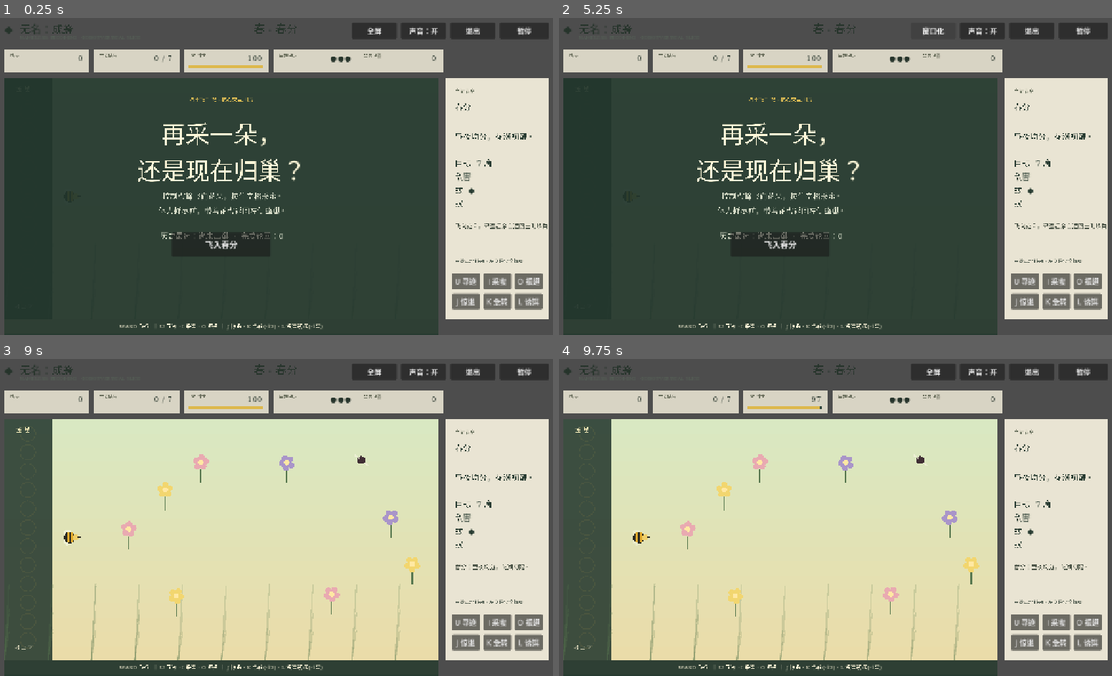
Above: before the commit, frames 1-4 (two rows, left to right).
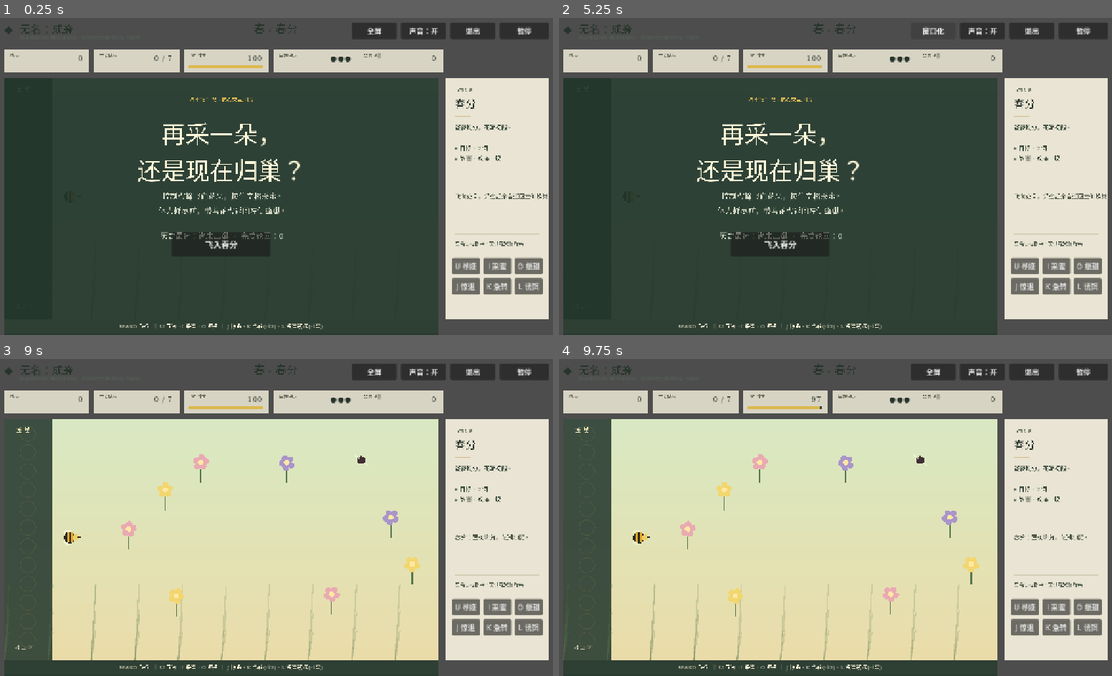
Above: after the commit, the same moments.

Repository: alanthssss/nameless-becoming
Game: Godot game, scene res://main.tscn
The game is run twice, just before and just after one commit, with the same random seed, the same clock (stepped at 60 frames per second) and the same inputs.
Inputs (mouse positions are in pixels of both pictures, inside the frame that each line leads up to):
- Up to frame 1 (0.25 s): no input
- Up to frame 2 (5.25 s): click "U 寻迹" at 0.5 s; click "I 采蜜" at 1.25 s; click "O 振翅" at 2 s; click "J 惊退" at 2.75 s; click "K 急转" at 3.5 s; click "L 诱饵" at 4.25 s; click "全屏" at 5 s
- Up to frame 3 (9 s): click "窗口化" at 5.75 s; click "声音：开" at 6.5 s; click "声音：关" at 7.25 s; click "暂停" at 8 s; click "飞入春分" at 8.75 s
- Up to frame 4 (9.75 s): tap Enter at 9.5 s; move the mouse to (962, 498) at 9.52 s; hold D (move_right) from 9.53 s (still down); hold Shift (dash) from 9.53 s (still down); click (962, 498) at 9.67 s

The runs differ from the first frame. In frame 1, 3.1% of the frame differs, in the area x 81-99%, y 22-93%; in frame 2, 3.1%; in frame 3, 3.0%; in frame 4, 3.0%.

Commit message:
style(ui): redesign side panel with typographic hierarchy and visual rhythm
在 PR #5 之上对侧栏做一次纯视觉重构（不改任何机制/数据）：

字体层级
- 「立春」拆出独立 season_label（24px 深色），与「当前节令」小标题（10px）
  形成明确的 4× 字号梯度
- detail_label 正文统一 14px，避开之前 18px 撑出的「假段落」感

视觉锚点
- 节令名下方加一根 36×2 的金棕色细线（c8a86b 70%），代替「用空行造分隔」
  —— 有点「印章」「节序」的隐喻
- 输助说明与行动按钮之间加一根全宽 1px 米色细线（c7c0a4 60%），
  把「输入层」和「行动层」轻轻切开

正文节奏
- 状态行用 ▸ 列表符： /
- 蚊/蚁合并到一行，去掉原来的「敌害/蚊/蚁」三行堆叠
- 冬季第三行同走 ▸ 风格：

布局重排
- detail_label 紧贴节令名下方（h=84）
- message_label 上提到 y=250（之前 y=316），让上半部更紧凑
- 帮助文字 + 按钮区整体上移，按钮 row1 y=402、row2 y=447
- 消除 message_label 与帮助文字之间的大段死空

行为兼容性
- boss 阶段同步：season_label 切到「失律之蚊」、detail_label 改为
  短副标题 + ▸ 调律进度
- variables 新增 season_label / season_rule（均带类型）
- update_interface 里的阴阳 / 蚊/蚁 / 调律逻辑均未触及，机制完全兼容

Diff:
--- a/godot/scripts/main.gd
+++ b/godot/scripts/main.gd
@@ -66,6 +66,8 @@
 var sense_button: Button
 var energy_bar: ColorRect
 var energy_bar_fill: ColorRect
+var season_label: Label
+var season_rule: ColorRect
 var energy_change_label: Label
 var energy_feedback_time := 0.0
 var reserve_label: Label
@@ -241,18 +243,31 @@
 	side.position = Vector2(1020, 146)
 	side.size = Vector2(230, 538)
 	ui.add_child(side)
-	make_label(side, "当前节令", Vector2(20, 20), Vector2(190, 20), 11, Color("68705d"))
-	detail_label = make_label(side, "春分", Vector2(20, 50), Vector2(190, 260), 18, Color("293c32"))
+	make_label(side, "当前节令", Vector2(20, 18), Vector2(190, 18), 10, Color("68705d"))
+	season_label = make_label(side, "春分", Vector2(20, 38), Vector2(190, 38), 24, Color("1f2c24"))
+	# 节令名下的细分隔条：用 4px 高的色块代替“空行造成的虚假分隔”，视觉上更稳重
+	season_rule = ColorRect.new()
+	season_rule.color = Color("c8a86b", 0.7)
+	season_rule.position = Vector2(20, 84)
+	season_rule.size = Vector2(36, 2)
+	side.add_child(season_rule)
+	detail_label = make_label(side, "·", Vector2(20, 96), Vector2(190, 84), 13, Color("3a4a3e"))
 	detail_label.autowrap_mode = TextServer.AUTOWRAP_WORD_SMART
-	message_label = make_label(side, message, Vector2(20, 316), Vector2(190, 80), 13, Color("4c5548"))
+	message_label = make_label(side, message, Vector2(20, 250), Vector2(190, 88), 13, Color("4c5548"))
 	message_label.autowrap_mode = TextServer.AUTOWRAP_WORD_SMART
-	make_label(side, "左键点地移动 · 左侧是安全蜂巢", Vector2(20, 400), Vector2(190, 34), 11, Color("556054"))
-	sense_button = make_mouse_action(side, "U 寻迹", "sense", Vector2(14, 436), false, Vector2(62, 36))
-	make_mouse_action(side, "I 采蜜", "harvest", Vector2(84, 436), true, Vector2(62, 36))
-	make_mouse_action(side, "O 振翅", "dash", Vector2(154, 436), true, Vector2(62, 36))
-	make_mouse_action(side, "J 惊退", "repel", Vector2(14, 481), false, Vector2(62, 36))
-	make_mouse_action(side, "K 急转", "evade", Vector2(84, 481), false, Vector2(62, 36))
-	make_mouse_action(side, "L 诱饵", "decoy", Vector2(154, 481), false, Vector2(62, 36))
+	# 提示消息下方用一根更细的线把「输入层」和「行动层」分开
+	var input_rule := ColorRect.new()
+	input_rule.color = Color("c7c0a4", 0.6)
+	input_rule.position = Vector2(20, 348)
+	input_rule.size = Vector2(190, 1)
+	side.add_child(input_rule)
+	make_label(side, "左键点地移动 · 左侧是安全蜂巢", Vector2(20, 360), Vector2(190, 28), 11, Color("556054"))
+	sense_button = make_mouse_action(side, "U 寻迹", "sense", Vector2(14, 402), false, Vector2(62, 36))
+	make_mouse_action(side, "I 采蜜", "harvest", Vector2(84, 402), true, Vector2(62, 36))
+	make_mouse_action(side, "O 振翅", "dash", Vector2(154, 402), true, Vector2(62, 36))
+	make_mouse_action(side, "J 惊退", "repel", Vector2(14, 447), false, Vector2(62, 36))
+	make_mouse_action(side, "K 急转", "evade", Vector2(84, 447), false, Vector2(62, 36))
+	make_mouse_action(side, "L 诱饵", "decoy", Vector2(154, 447), false, Vector2(62, 36))
 
 	var tips_background := ColorRect.new()
 	tips_background.color = Color("26392f", 0.96)
@@ -981,14 +996,16 @@
 	reserve_label.text = str(hive_reserve)
 	message_label.text = message
 	if phase == "boss":
-		detail_label.text = "失律之蚊\n\n只索取，\n不流转。\n\n调律  %d / 3\n\n引向花粉团\n再以震翼共鸣" % int(boss.hits)
+		season_label.text = "失律之蚊"
+		detail_label.text = "只索取，不流转。\n\n▸ 调律  %d / 3\n\n引向花粉团\n再以震翼共鸣" % int(boss.hits)
 	else:
-		var winter_note := ""
+		# 阴阳数值是内部设计依据（驱动节令难度），不向玩家暴露；
+		# 用「▸」做状态行节奏符，把敌害收进同一行避免被误读为玩家可选角色。
+		season_label.text = data.name
+		var status_rows := "▸ 目标 · %d 滴\n▸ 敌害 · 蚊 %s   蚁 %s" % [int(data.goal), "◆".repeat(int(data.enemies)), "◆".repeat(int(data.ants))]
 		if stage_index == 3:
-			winter_note = "\n温暖  %d%%\n储备  %d 滴" % [roundi(warmth), hive_reserve]
-		# 阴阳数值是内部设计依据（驱动节令难度），不向玩家暴露；
-		# 用「敌害」收拢蚊/蚁两行，避免被误读为可选角色。
-		detail_label.text = "%s\n\n%s\n\n目标  %d 滴\n敌害\n蚊  %s\n蚁  %s%s" % [data.name, data.line, int(data.goal), "◆".repeat(int(data.enemies)), "◆".repeat(int(data.ants)), winter_note]
+			status_rows += "\n▸ 体温 · %d%%  储蜜 · %d 滴" % [roundi(warmth), hive_reserve]
+		detail_label.text = "%s\n\n%s" % [data.line, status_rows]
 
 func _unhandled_input(event: InputEvent) -> void:
 	if event.is_action_pressed("ui_cancel"):
